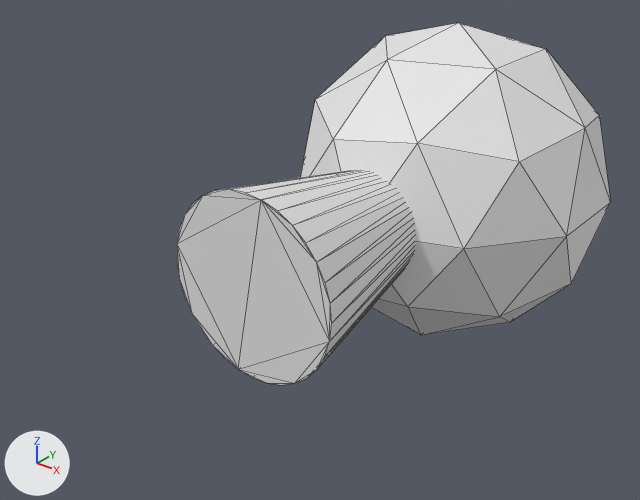
What one commit did to the glTF model models/outlet.glb.
The view is the same before and after, from a 50 mm lens placed at (0.669, -1.165, 0.52), pointed at (-0.043, -0.275, -0.031). Arrows for +X, +Y and +Z are at lower left; the lights stay in place. Mesh edges are drawn as thin lines. Vertices at the same position are counted once.
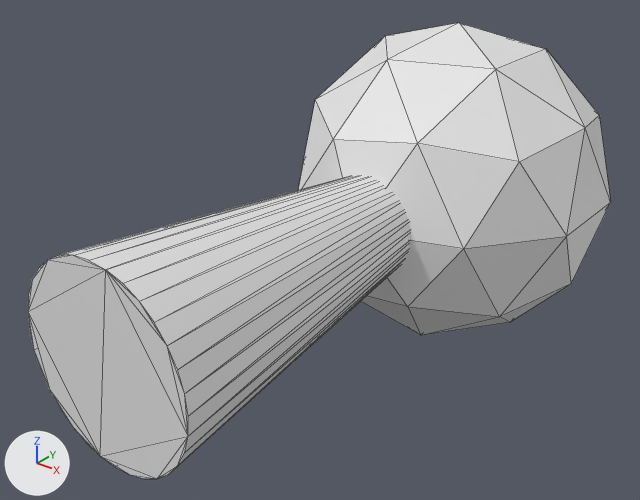
The newer file is also turned or shifted as a whole; pictures and numbers use the older file's frame.

Where the change shows, as pixel boxes (x1, y1, x2, y2) in the pictures (640 x 500 px; the box of a moved part takes in the faces that stretch with it):
'Cylinder', reshaped (34% wider, 26% taller)
    before: (177, 23, 611, 385)
    after: (28, 23, 611, 479)
part 1 of me_cylinder, moved or reshaped
    before: (177, 170, 415, 385)
    after: (28, 175, 410, 479)

Edits to the bpy script that builds the scene:
```text
Change me_cylinder:
    where me_cylinder.from_pydata(...)  # 106 vertices, 204 faces; spans x -0.238..0.238, y -0.468..0.25, z -0.25..0.25
    used by ob_cylinder; location = (0.0, 0.0, 0.0)
    me_cylinder part 1: all 32 vertices in x -0.129..0.129, y -0.468, z -0.129..0.129 are moved by (0.0, -0.226, 0.0)
```
